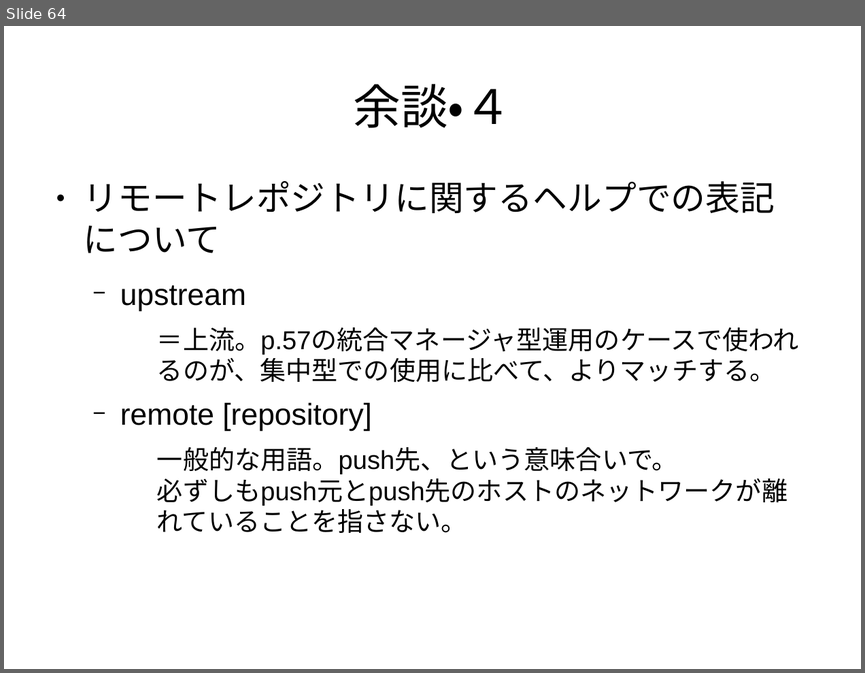
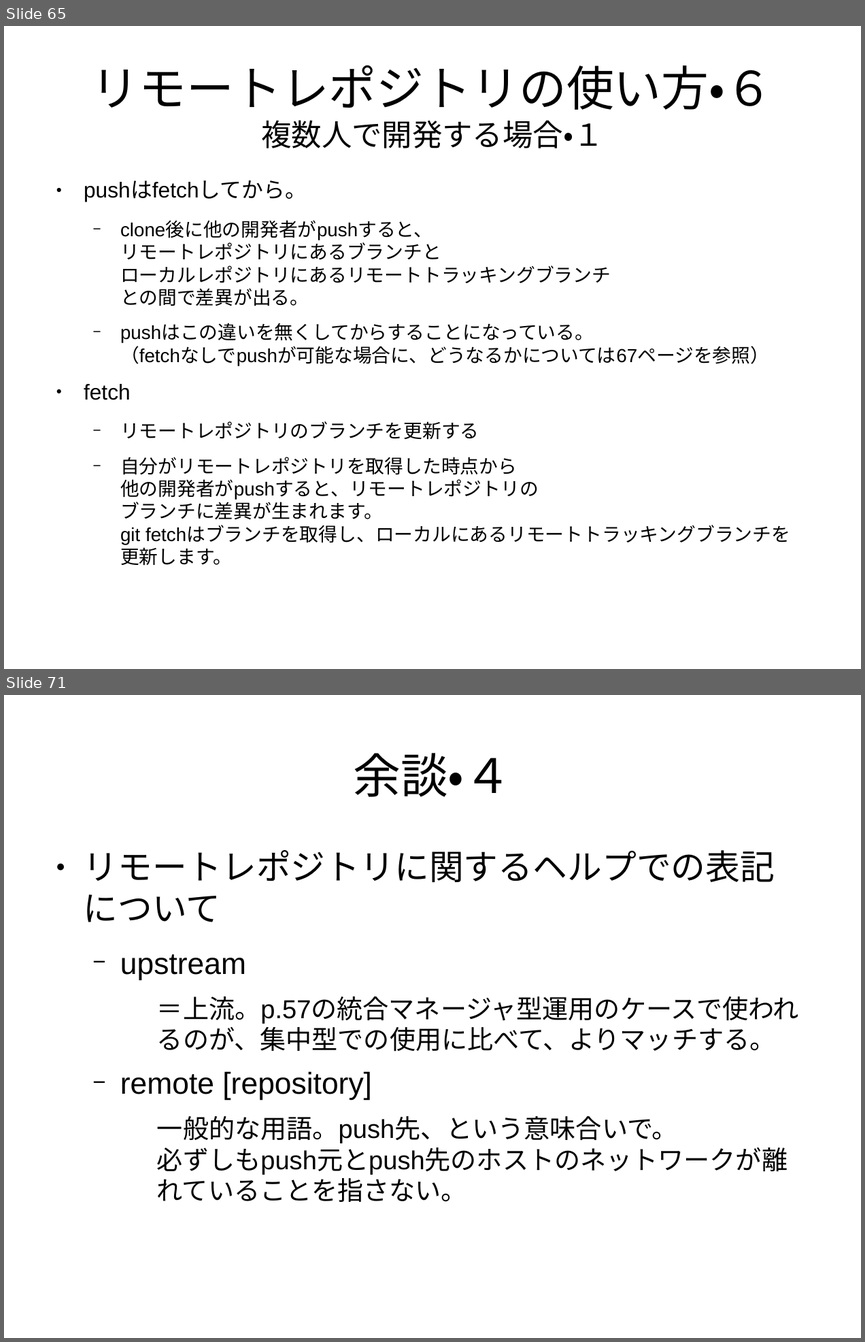
Before and after one commit to pneu/how_to_git, a slide deck: how_to_git.odp. Shown one above the other, each under a label of ours: slide 64 before the commit, slides 65 and 71 after it; the slides between them are not shown. The pictures are 865x673 and 865x1342 pixels, drawn with LibreOffice and Linux fonts; fonts in the diff are those of the drawing. Boxes give left, top, right and bottom in pixels: in the first picture for what was removed or moved away, otherwise in the second. Text is boxed around its words. In the diff, an @@ line names an element or a change of style, - is before the commit and + after.

```diff
--- a/how_to_git.odp
+++ b/how_to_git.odp
@@ slide 65 added at (4, 26, 861, 669), background #FFFFFF @@
@@ title added at (92, 65, 772, 148), 44 pt, text #000000 @@
+リモートレポジトリの使い方・６
+複数人で開発する場合・１
@@ text added at (84, 180, 790, 565), 17.5 pt, text #000000 @@
+● pushはfetchしてから。
+  − clone後に他の開発者がpushすると、
+    リモートレポジトリにあるブランチと
+    ローカルレポジトリにあるリモートトラッキングブランチ
+    との間で差異が出る。
+  − pushはこの違いを無くしてからすることになっている。
+    （fetchなしでpushが可能な場合に、どうなるかについては67ページを参照）
+● fetch
+  − リモートレポジトリのブランチを更新する
+  − 自分がリモートレポジトリを取得した時点から
+    他の開発者がpushすると、リモートレポジトリの
+    ブランチに差異が生まれます。
+    git fetchはブランチを取得し、ローカルにあるリモートトラッキングブランチを更新します。
@@ what was slide 64 is now slide 71 @@
```
Also in this commit, not shown: 10 slides changed, 9 other slides added, 1 slide removed.
